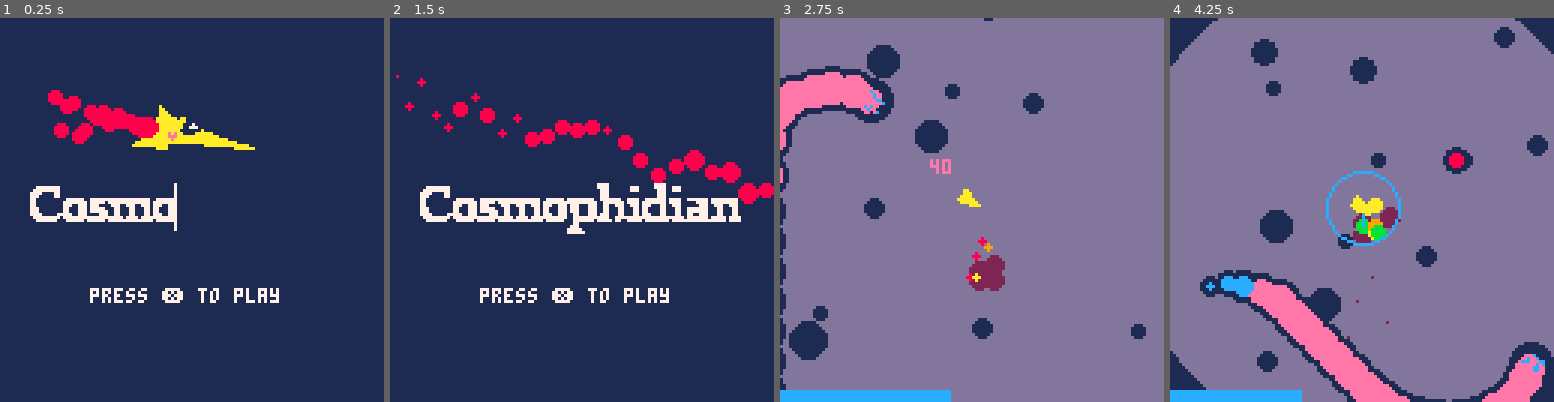
Above: before the commit, frames 1-4 (left to right).
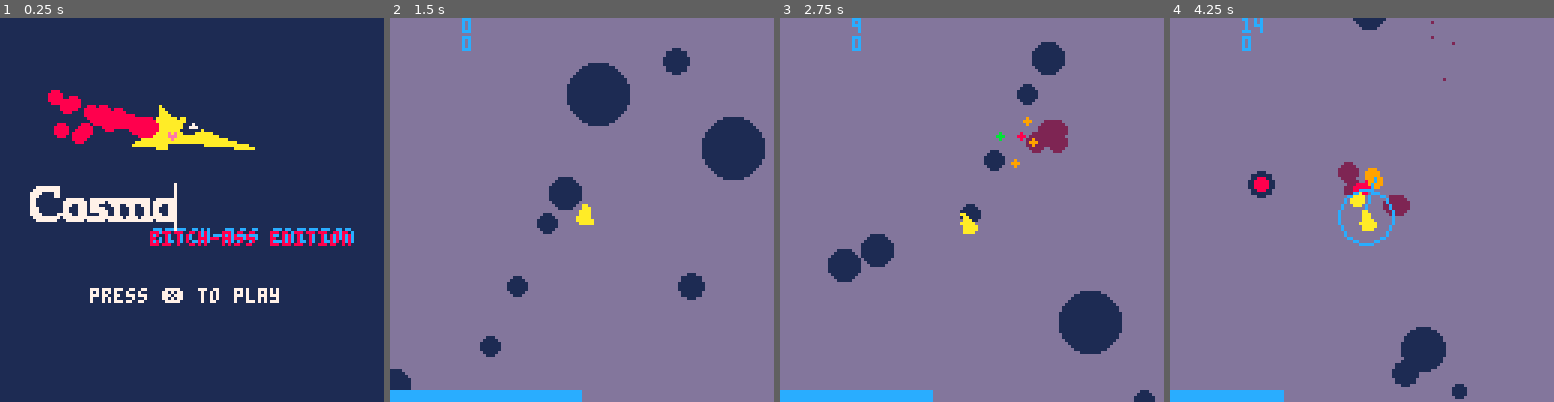
Above: after the commit, the same moments.

Repository: nerisuyu/cosmophidian
Game: PICO-8 cartridge cosmophidian.p8
Same seed, same stepped clock (60 frames per second), same inputs: the game is played once before the commit and once after it.
Inputs:
- Up to frame 1 (0.25 s): no input
- Up to frame 2 (1.5 s): tap X (X key) at 0.33, 1.07 s; tap O (Z key) at 0.7 s
- Up to frame 3 (2.75 s): hold Right 1.6-2.1 s; tap O (Z key) at 1.7, 2.1, 2.5 s; tap X (X key) at 1.85 s; hold Up 2.15-2.42 s; hold Right from 2.47 s (still down)
- Up to frame 4 (4.25 s): tap O (Z key) every 0.4 s from 2.9 to 4.1 s; tap X (X key) at 2.97, 4.08 s; release Right at 3.03 s; hold Left 3.08-3.58 s; hold Down 3.63-3.97 s; hold Right from 4.02 s (still down)

The runs differ from the first frame. In frame 1, 1.6% of the frame differs, in the area x 39-93%, y 54-60%; in frame 2, 94%, in the area x 0-100%, y 0-100%; in frame 3, 14%; in frame 4, 18%.

Commit message:
-100~ tokens, not tested

Diff:
--- a/cosmophidian.p8
+++ b/cosmophidian.p8
@@ -40,6 +40,7 @@
 	list_enemies={}
 	list_projectiles={}
 	list_stars={}
+	list_animations={}
 	play_btn_color=7
 	shp=add_object({x=48,
 		y=32,
@@ -63,12 +64,15 @@
 	pal(7,play_btn_color)
 	spr(112,10,54,-2+tt/2,3)
 	print("press ❎ to play",30,90,play_btn_color)
+	print("bitch-ass edition",51,71+sin(tt/200)*1.9,12)
+	print("bitch-ass edition",50,71-sin(tt/200)*1.9,8)
+
 	line(-6+8*tt/2,55,-6+8*tt/2,70,play_btn_color)
 end
 
 function update_menu()
 	tt=min(tt+1,10000)
-	update_animations()
+
 	update_all_entities()
 	add_object({
 		group=list_particles,
@@ -95,7 +99,8 @@
 			end
 			end)
 		add_animation(function ()
-			for i=0,20 do
+
+			for i=0,10 do
 				shp.x-=i/100
 				shp.y-=i/500
 				yield()
@@ -105,7 +110,7 @@
 				shp.y-=0.2
 				yield()
 			end
-			for i=0,80 do
+			for i=0,10 do
 				shp.x+=1+i/10
 				shp.y+=0.6-i/2000
 				yield()
@@ -114,6 +119,7 @@
 			game_starting=false
 		end)
 	end
+	update_animations()
 end
 
 
@@ -152,6 +159,8 @@
 	draw_all(list_projectiles)
 	draw_all(list_particles)
 	draw_all(list_enemies)
+	print("time:",cam.x-64,cam.y-64)
+	print(tt/60.0,cam.x-40,cam.y-64)
 
 end
 
@@ -170,7 +179,12 @@
 
 function init_game()
 	music(5,100,5)
-
+	list_stars={}
+	list_enemies={}
+	list_particles={}
+	list_projectiles={}
+	list_animations={}
+	clear_collisions()
 	enemy_volume_max=30
 	despawn_distance=180
 	ship={x=64,y=64,dx=0,dy=0,
@@ -221,10 +235,6 @@
 	shoot_turning=0.02
 	laser_turning=0.003
 	laser={length=120,segments=9}
-	list_stars={}
-	list_enemies={}
-	list_particles={}
-	list_projectiles={}
 
 
 
@@ -289,10 +300,12 @@
 
 	draw_ship()
 	draw_ui()
+	print(#list_particles,cam.x-40,cam.y-64)
+	print(#list_enemies,cam.x-40,cam.y-58)
 	--[[
 
-	print("difficulty:",cam.x-64,cam.y-64)
-	print(enemy_volume_max,cam.x-20,cam.y-64)
+
+
 	print(get_available_enemy_volume(list_enemies),cam.x-64,cam.y-54)
 	]]
 	--[[
@@ -879,7 +896,7 @@
 			prev_ship_position = current_position
 		end
 
-	if(tt%100==0) then
+	if tt>180 and tt%150==0 then
 
 	cram_enemy({group=list_enemies,
 		volume=20,
@@ -904,9 +921,10 @@
 			update={bh_face_towards_ship,bh_shoot_at_player, bh_hitbox}},
 		template_enemy)
 
+
 	cram_enemy({group=list_enemies,
 			volume_added=2,
-			volume=7},
+			volume=3},
 		template_enemy_fish)
 
 	end
@@ -957,21 +975,23 @@
 //stars, particles and projectiles
 function add_stars()
 	for i=0,0 do
-		local star={}
-		star.x=randb(0,256)
-		star.y=randb(0,256)
-		star.d=randb(50,70)/100
-		star.c=13
-		star.move=randb(1,3)
+		local star={
+		x=randb(0,256),
+		y=randb(0,256),
+		d=randb(50,70)/100,
+		c=13,
+		move=randb(1,3)
+		}
 		add(list_stars,star)
 		end
 	for i=0,30 do
-		local star={}
-		star.x=randb(0,256)
-		star.y=randb(0,256)
-		star.d=randb(5,20)/100
-		star.c=void
-		star.move=randb(1,3)
+		local star={
+		x=randb(0,256),
+		y=randb(0,256),
+		d=randb(5,20)/100,
+		c=void,
+		move=randb(1,3)
+	}
 		add(list_stars,star)
 		end
 
@@ -987,7 +1007,6 @@
 		if x<cam.x-128 then i.x+=256 end
 		if y>cam.y+128 then i.y-=256 end
 		if y<cam.y-128 then i.y+=256 end
-		pset(flr(x*2)/2,flr(y),i.c)
 		circfill(flr(x*2)/2,flr(y*2)/2,0.5/i.d,i.c)
 	end
 end
@@ -1044,6 +1063,9 @@
 	end
 	for a in all(list_particles) do
 		update_entity(a)
+		if not cr_is_on_screen then
+		del(list_particles,a)
+		end
 	end
 end
 
@@ -1141,11 +1162,37 @@
 end
 
 
-
+function bh_hitbox(self)
+	if self.group==list_enemies then
+		add_enemy_collider(self)
+		add_enemy_projectile_collider(self)
+	else
+		if self.friendly==true then
+			add_friend_projectile_collider(self)
+		else
+			add_enemy_projectile_collider(self)
+		end
+	end
+end
+
+function bh_tick_hp(self)
+	self.hp-=1
+end
+
+function bh_slow_down(self)
+	local rate =self.sd_rate or 0.95
+	self.dx*=self.sd_rate
+	self.dy*=self.sd_rate
+	if abs(self.dx)<0.05 then
+		self.dx=0
+	end
+	if abs(self.dy)<0.05 then
+		self.dy=0
+	end
+end
 
 function bh_update_dead_snake(self)
-	local death_period=8
-	if ( tt%death_period==0)then
+	if (tt%8==0)then
 		fx_explode_snake(self.segments[1],8)//red explosion
 		if(rnd(10)>7)then od_drop_pellets(self.segments[1])end
 		del(self.segments,self.segments[1])
@@ -1167,6 +1214,7 @@
 				seed=randb(-100,100),
 				on_hit={ff,oh_knockback_other},
 				x=self.x,
+				y=self.y+10+i*10,
 				angle=0,
 				hp_pellets=1,
 				laser_pellets=0,
@@ -1174,7 +1222,7 @@
 				damage=4,
 				inv_damage=20,
 				is_parriable=false,
-				y=self.y+10+i*10,
+
 				dx=0,
 				invincible=0,
 				dy=0,
@@ -1197,14 +1245,12 @@
 	end
 
 	local dist=get_distance(self,ship)
-	//self.speed=2.5-2*3^(-dist/30)
 	if(dist>=100) then
-
 		self.speed=ship.maxspeed*2
 		self.turning_d=0.01
 	else
-	self.speed=self.maxspeed
-	self.turning_d=0.003
+		self.speed=self.maxspeed
+		self.turning_d=0.003
 	end
 
 	local period=4
@@ -1232,104 +1278,48 @@
 	end
 end
 
-function bh_hitbox(self)
-	if self.group==list_enemies then
-		add_enemy_collider(self)
-		add_enemy_projectile_collider(self)
-	else
-		if self.friendly==true then
-			add_friend_projectile_collider(self)
-		else
-			add_enemy_projectile_collider(self)
-		end
-	end
-end
-
-function bh_tick_hp(self)
-	self.hp-=1
-end
-
-function bh_slow_down(self)
-	local rate=0.95
-	if self.sd_rate then
-		rate=self.sd_rate
-	end
-	self.dx*=self.sd_rate
-	self.dy*=self.sd_rate
-	if abs(self.dx)<0.05 then
-		self.dx=0
-	end
-	if abs(self.dy)<0.05 then
-		self.dy=0
-	end
-end
-
-function bh_fish_towards_ship(a)
-	a.a=atan2(-a.x+ship.x,-a.y+ship.y)+sin(a.seed/60+tt/150)/5
-	local as=sin(a.a)
-	local ac=cos(a.a)
-	a.angle=atan2(ac,as)
-	a.x+=ac*a.speed
-	a.y+=as*a.speed
-end
-
-function bh_fly_towards_ship(a)
-	a.a=atan2(-a.x+ship.x,-a.y+ship.y)
-	local as=sin(a.a)
-	local ac=cos(a.a)
-	a.angle=atan2(ac,as)
-	a.x+=ac*a.speed
-	a.y+=as*a.speed
-end
-
-function bh_snake_towards_ship(self)
+function bh_face_towards_ship(self)
 	local td=self.turning_d or 0.003
 	local as,ac=sin(self.angle),cos(self.angle)
 	local ff=(-self.x+ship.x)*as-(-self.y+ship.y)*ac
-	if (ff>0) then
+	if ff>0 then
 			self.angle+=td
 		else
 			self.angle-=td
 		end
-	local angle=self.angle+sin(self.seed/100+tt/150)/10
-	self.x+=cos(angle)*self.speed
-	self.y+=sin(angle)*self.speed
-end
-
-function bh_face_towards_ship(self)
-	local td=self.turning_d or 0.003
-	local as=sin(self.angle)
-	local ac=cos(self.angle)
-	local ff=(-self.x+ship.x)*as-(-self.y+ship.y)*ac
-	if(ff>0) then
-			self.angle+=0.003
-		else
-			self.angle-=0.003
-		end
-	local angle=self.angle+sin(self.seed/100+tt/150)/10
-end
-
-function bh_fly_straight(a)
-	a.x+=a.dx+cos(a.angle)*a.speed
-	a.y+=a.dy+sin(a.angle)*a.speed
+end
+
+
+function bh_fly_straight(self)
+	local angle=self.angle1 or self.angle
+	self.x+=self.dx+cos(angle)*self.speed
+	self.y+=self.dy+sin(angle)*self.speed
+end
+
+function bh_fish_towards_ship(self)
+	bh_face_towards_ship(self)
+	self.angle1=self.angle+sin(self.seed/60+tt/150)/5
+	bh_fly_straight(self)
+end
+
+function bh_snake_towards_ship(self)
+	bh_face_towards_ship(self)
+	self.angle1=self.angle+sin(self.seed/100+tt/150)/10
+	bh_fly_straight(self)
 end
 
 function bh_update_pellet(self)
 	add_enemy_projectile_collider(self)
-
 	if not btn(❎) then
-		local a=atan2(-self.x+ship.x,-self.y+ship.y)
-		local dist=get_distance(self,ship)
-		local as=sin(a)
-		local ac=cos(a)
+		local a,dist=get_angle(self,ship),get_distance(self,ship)
+		local as,ac=sin(a),cos(a)
 		self.dx=ac*self.speed*30*3^(-dist/100)
 		self.dy=as*self.speed*30*3^(-dist/100)
 	end
 end
 
 function bh_shoot_at_player(self)
-	local ang=atan2(-self.x+ship.x,
-		-self.y+ship.y)
+	local ang=get_angle(self,ship)
 	if (tt+ceil(self.y))%100==0 or (tt+ceil(self.y)+20)%100==0 or (tt+ceil(self.y)+40)%100==0   then //
 	for i=0,0 do
 		sfx(39,3)
@@ -1380,16 +1370,16 @@
 		del(self.group,self)
 		fx_explode(self)
 	end
-
 end
 
 function oh_knockback_other(self,other)
-	local ang=atan2(-self.x+other.x,-self.y+other.y)
+	local ang=get_angle(self,other)
 	other.dx=cos(ang)*2
 	other.dy=sin(ang)*2
 end
+
 function oh_knockback_self(self,other)
-	local ang=atan2(-self.x+other.x,-self.y+other.y)
+	local ang=get_angle(self,other)
 	self.dx=-cos(ang)*3
 	self.dy=-sin(ang)*3
 end
@@ -1434,15 +1424,12 @@
 end
 
 function drw_debug(self)
-	//print(self.damage,self.x,self.y+10)
 	circfill(self.x,self.y,
 						self.collider_r+1,
 						self.c2)
 	circfill(self.x,self.y,
 						self.collider_r-1,
 						self.c1)
-	//print(self.hp,self.x+10,
-	//					self.y,0)
 	if self.invincible and
 				self.invincible>0 then
 				fillp(0b0011011011001001.1)
@@ -1459,8 +1446,10 @@
 	end
 
 function drw_rsprite(self)
-	rspr(self.spr,self.x,self.y,self.angle,self.c2,self.scale)
-	//print(self.hp,self.x,self.y+20)
+	if(cr_is_on_screen(self)) do
+		rspr(self.spr,self.x,self.y,self.angle,self.c2,self.scale)
+	end
+		//print(self.hp,self.x,self.y+20)
 	end
 function drw_enemy_rsprite(self)
 	circfill(self.x,self.y,self.collider_r+1,outline)
@@ -1524,7 +1513,7 @@
 	{12,12,13,5,5,2,1,0},
 	{13,13,5,5,2,1,1,0},
 	{14,9,9,4,5,2,1,0},
-	{15,14,9,4,5,2,1,0}}	--сто токенов
+	{15,14,9,4,5,2,1,0}}	--100 tokens
 	--[[
 	fades={
 		split"1,1,1,1,0,0,0,0",
@@ -1636,7 +1625,6 @@
 	self.hp+=80
 	self.c1=7
 	self.damage+=20
-	add_object({group=list_particles,x=self.x,y=self.y,text=ff},template_text)
 end
 
 function op_deflect_bullet(self,other)
@@ -1665,7 +1653,7 @@
 			y=self.y,
 			dx=self.dx+randb(-4,5)/4,
 			dy=self.dy+randb(-4,5)/4},
-			template_pellet_hp)
+			template_pellet)
 		end
 
 		for i=1,self.laser_pellets do
@@ -1678,13 +1666,61 @@
 			end
 end
 
+function shoot_missile(self,other)
+	local new_missile=add_object({group=list_projectiles,
+		x=self.x,
+		y=self.y,
+		c1=self.c1},
+		template_missile)
+
+	local lifespan=new_missile.hp
+	local p0_x,p0_y = self.x, self.y
+	local p3_x,p3_y,p2_x,p2_y = other.x+other.dx*lifespan, other.y+other.dy*lifespan,p0_x+randb(-50,50), p0_y+randb(-50,50)
+	local p1_x,p1_y = (p0_x+p2_x)/2+randb(-50,50), (p0_y+p2_y)/2+randb(-50,50)
+	add_object({group=list_particles,
+		x=p3.x,
+		y=p3.y,
+		collider_r=8,
+		collider_r_cycle={8,8,7,6,4,1},
+		pallete_cycle={10,9,8},
+		hp=template_missile.hp,
+		maxhp=template_missile.hp,
+		update={bh_tick_hp,bh_cycle_pallete_and_size},
+		draw=function(self)
+			circ(self.x,self.y,self.collider_r,self.c1)
+		end,
+	},template_basic_particle)
+	add_animation(function ()
+		for i=1,lifespan+1 do
+			local t=(i/lifespan)^1.2
+			new_missile.x=((1-t)^3)*p0_x+3*((1-t)^2)*t*p1_x+3*(1-t)*(t^2)*p2_x+(t^3)*p3_x
+			new_missile.y=((1-t)^3)*p0_y+3*((1-t)^2)*t*p1_y+3*(1-t)*(t^2)*p2_y+(t^3)*p3_y
+			yield();
+			end
+		local expl=add_object({group=list_particles,
+			hp=5,
+			x=p3.x,
+			y=p3.y},
+		template_explosion)
+	end)
+end
+
+function bh_leave_trail(self)
+	if(cr_is_on_screen(self)) do
+		add_object({group=list_particles,
+			x=self.x,
+			y=self.y},
+			template_trail_particle)
+	end
+end
+
 
 
 template_empty={
 	pallete_cycle={0},
 	collider_r_cycle={10},
-	fillp_cycle={0x0000},
-	fillp=0x0000,
+	fillp_cycle={0},
+	fillp=0,
 	x=0,
 	y=0,
 	dx=0,
@@ -1709,7 +1745,7 @@
 	laser_pellets=0,
 	hp_pellets=0,
 	damage=0,
-	inv_damage=0,
+	inv_damage=10,
 	is_parriable=false,
 	friendly=false,
     draw=drw_debug,
@@ -1722,119 +1758,80 @@
 template_basic_particle={
 	parent=template_empty,
 	c1=7,
-	sd_rate=0.95,
+	sd_rate=0.5,
 	update={bh_fly_straight,bh_tick_hp,bh_slow_down},
     draw=drw_circle,
 	on_death={remove_object}
 }
 
-function noise(x)
-	return sin (2 * x) + sin(3.14 * x)
-end
-
-function shoot_missile(self,other)
-	local new_missile=add_object({group=list_projectiles,
-		x=self.x,
-		y=self.y,
-		c1=self.c1},
-		template_missile)
-
-	local lifespan=new_missile.hp
-	local p0 = table_clone(self)
-	local p3 = {x=other.x+other.dx*lifespan,y=other.y+other.dy*lifespan}
-	local p2=  {x=p0.x+randb(-50,50),y=p0.y+randb(-50,50)}
-	local p1 = {x=(p0.x+p2.x)/2+randb(-50,50),y=(p0.y+p2.y)/2+randb(-50,50)}
-…(4 lines of a section not shown)…
-	add_object({group=list_particles,
-		x=p3.x,
-		y=p3.y,
-		collider_r=8,
-		collider_r_cycle={8,8,7,6,4,1},
-		pallete_cycle={10,9,8},
-		c1=background,
-		c2=10,
-		hp=template_missile.hp,
-		maxhp=template_missile.hp,
-		spr=14,
-		update={bh_tick_hp,bh_cycle_pallete_and_size},
-		draw=function(self)
-			fillp(self.fillp)
-			circ(self.x,self.y,self.collider_r,self.c1)
-			fillp()
-		end,
-	},template_basic_particle)
-
-
-
-	add_animation(function ()
-		for i=1,lifespan+1 do
-		local t=(i/lifespan)^1.2
-
-		new_missile.x= ((1-t)^3)*p0.x+3*((1-t)^2)*t*p1.x+3*(1-t)*(t^2)*p2.x+(t^3)*p3.x
-		new_missile.y= ((1-t)^3)*p0.y+3*((1-t)^2)*t*p1.y+3*(1-t)*(t^2)*p2.y+(t^3)*p3.y
-
-		//new_missile.x=(1-t)*((1-t)*p0.x+t*p1.x)+t*((1-t)*p1.x+t*p2.x)
-		//new_missile.y=(1-t)*((1-t)*p0.y+t*p1.y)+t*((1-t)*p1.y+t*p2.y)
-		yield();
-		end
-		local expl=add_object({group=list_particles,
-			x=p3.x,
-			y=p3.y},
-		template_explosion)
-
-		for i=1,5 do
-		yield();
-		end
-		expl.hp=0
-	end)
-end
-function bh_leave_trail(self)
-	add_object({group=list_particles,
-			x=self.x,
-			y=self.y},
-			template_trail_particle)
-end
+template_explosion={
+	parent=template_basic_particle,
+	damage=10,
+	collider_r=7,
+	c1=7,
+	draw=drw_debug,
+	update={function(self)
+		add_enemy_projectile_collider(self)
+		bh_tick_hp(self)
+	end}
+}
+
+
 
 template_missile={
 	parent=template_basic_particle,
 	hp=70,
 	collider_r=2,
 	update={bh_tick_hp,bh_leave_trail},
-	on_death={remove_object,fx_explode,fx_explode,fx_explode},
 	draw=drw_debug
 }
 
+template_trail_particle={
+	parent=template_basic_particle,
+	pallete_cycle={7,6,13},
+	collider_r_cycle={2,2},
+	fillp_cycle={0,0,0,0b0010001000100010.1,0b0011001100110011.1,0b1011101110111011.1},
+	//fillp_cycle={0,0,0,0b1010000010100000.1,0b1010010110100101.1,0b1011111010111110.1},
+	maxhp=20,
+	hp=20,
+	draw=function(self)
+		if self.fillp!= 0 then
+			fillp(self.fillp)
+			circfill(self.x,self.y,self.collider_r,self.c1)
+			fillp()
+		else
+			circfill(self.x,self.y,self.collider_r,self.c1)
+		end
+	end,
+	update={bh_tick_hp,bh_cycle_pallete_and_size},
+	on_death={remove_object,remove_if_far}
+}
 
 template_pellet={
 	parent=template_basic_particle,
+	pals={{2,background}},
+	c1=9,
+	damage=-3,
 	sd_rate=0.98,
 	c2=7,
 	hp=500,
 	speed=0.1,
 	collider_r=10,
 	spr=13,
+	inv_damage=0,
 	draw=drw_spr,
-	on_hit={remove_object},
+	on_hit={function ()sfx(35,3)end,remove_object},
 	is_pickup=true,
 	friendly=false,
 	update={bh_fly_straight,bh_tick_hp,bh_slow_down,bh_update_pellet},
 }
 
-template_pellet_hp={
-	parent=template_pellet,
-	pals={{2,background}},
-	damage=-3,
-	c1=9,
-	on_hit={function ()sfx(35,3)end,remove_object}
-}
 
 template_pellet_laser={
 	parent=template_pellet,
 	pals={{9,12},{2,background}},
 	c1=12,
+	damage=0,
 	on_hit={function ()sfx(35,3)end,remove_object,function(self)  ship.laser_charge+=3 end}
 }
 
@@ -1874,48 +1871,9 @@
 	on_parry={}
 	}
 
-template_explosion={
-	parent=template_enemy,
-	is_parriable=false,
-	damage=10,
-	collider_r=7,
-	c1=7,
-	hp=100,
-	draw=drw_debug,
-	update={bh_hitbox},
-	on_death={remove_object,remove_if_far,fx_dissolve}
-	}
-
-template_trail_particle={
-	parent=template_basic_particle,
-	pallete_cycle={7,6,13},
-	collider_r_cycle={2,2},
-	//fillp_cycle={0x0000,0x0000,0x0000,0b0010001000100010.1,0b0011001100110011.1,0b1011101110111011.1},
-	fillp_cycle={0x0000,0x0000,0x0000,0b1010000010100000.1,0b1010010110100101.1,0b1011111010111110.1},
-	maxhp=20,
-	hp=20,
-	draw=function(self)
-		fillp(self.fillp)
-		circfill(self.x,self.y,self.collider_r,self.c1)
-		fillp()
-	end,
-	update={bh_tick_hp,bh_cycle_pallete_and_size},
-	on_death={remove_object,remove_if_far}
-}
-
-	--[[
-template_trail_particle={
-	parent=template_basic_particle,
-	pallete_cycle={7,7,10,1,1,1,1,1},
-	collider_r_cycle={0,3,2,2,1},
-	maxhp=20,
-	hp=20,
-	draw=function(self)
-		circfill(self.x,self.y,self.collider_r,self.c1)
-	end,
-	update={bh_tick_hp,bh_cycle_pallete_and_size},
-	on_death={remove_object,remove_if_far}
-}]]
+
+
+
 
 
 template_snake={
@@ -1956,7 +1914,7 @@
 		spr=3,
 		speed=1.2,
 		collider_r=3,
-		turning_d=0.5,
+		turning_d=0.05,
 		scale=0.3,
 		damage=3,
 		volume=1,
@@ -1978,12 +1936,11 @@
 		c1=12,
 		c2=background,
 		speed=3,
-
 		is_parriable=true,
 		draw=drw_debug,
 		update={bh_fly_straight,bh_hitbox,bh_tick_hp},
 		on_hit={remove_object},
-		on_death={fx_explode,remove_object},
+		on_death={remove_object},
 		on_parry={op_deflect_bullet,function ()sfx(34,3)end,fx_ff,fx_ff}
 		}
 
@@ -1991,16 +1948,10 @@
 	parent=template_bullet,
 	collider_r=3,
 	damage=4,
-	hp=80,
 	c1=8,
 	c2=outline,
-	speed=3,
 	is_parriable=false,
 	friendly=true,
-	draw=drw_debug,
-	update={bh_fly_straight,bh_hitbox,bh_tick_hp},
-    on_hit={remove_object},
-	on_death={fx_dissolve,remove_object},
 	on_parry={}
 	}
 
@@ -2014,7 +1965,13 @@
 	end
 		}
 
-
+stage1={
+	cards={},
+
+	update={},
+	condition="ass",
+	next={}
+}
 
 
 -->8
@@ -2101,9 +2058,15 @@
 	return pifagor(obj1.x-obj2.x,obj1.y-obj2.y)
 end
 
+function get_angle(self,other)
+	return atan2(other.x-self.x,other.y-self.y)
+end
+
 function randb(l,h) --exclusive
     return flr(rnd(h-l))+l
-end//rspr, screenshake
+end
+
+//rspr, screenshake
 //collide, square, pifagor
 //randb
 
Not shown, changed: ideas.txt
Not shown, changed: cosmophidian.js
Not shown, changed: cosmophidian.zip
